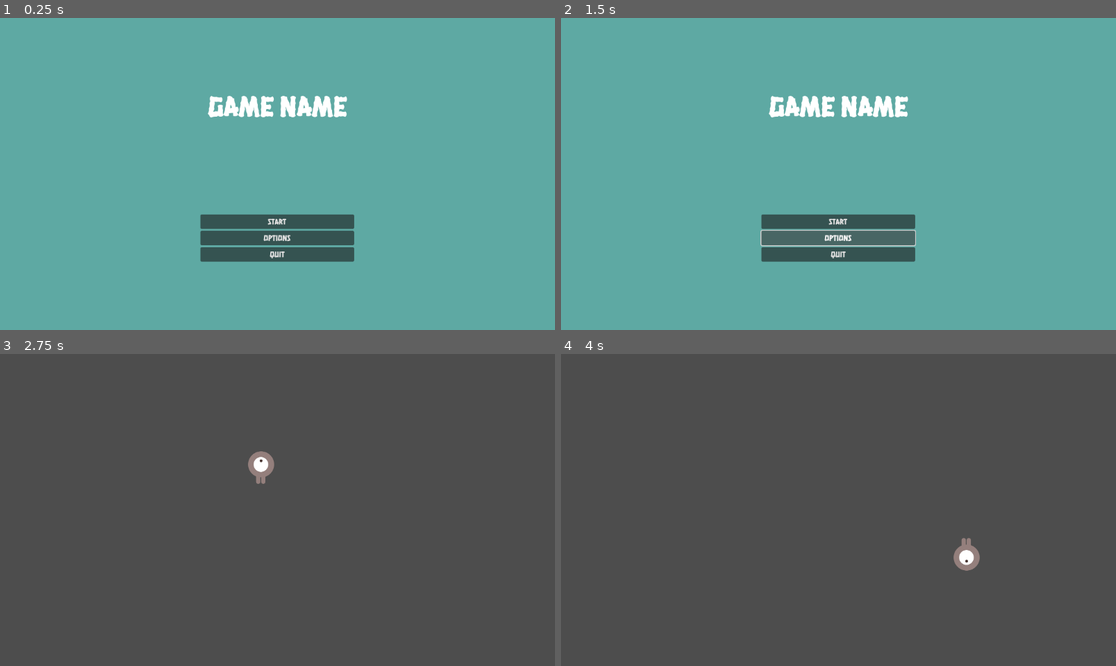
Above: before the commit, frames 1-4 (two rows, left to right).
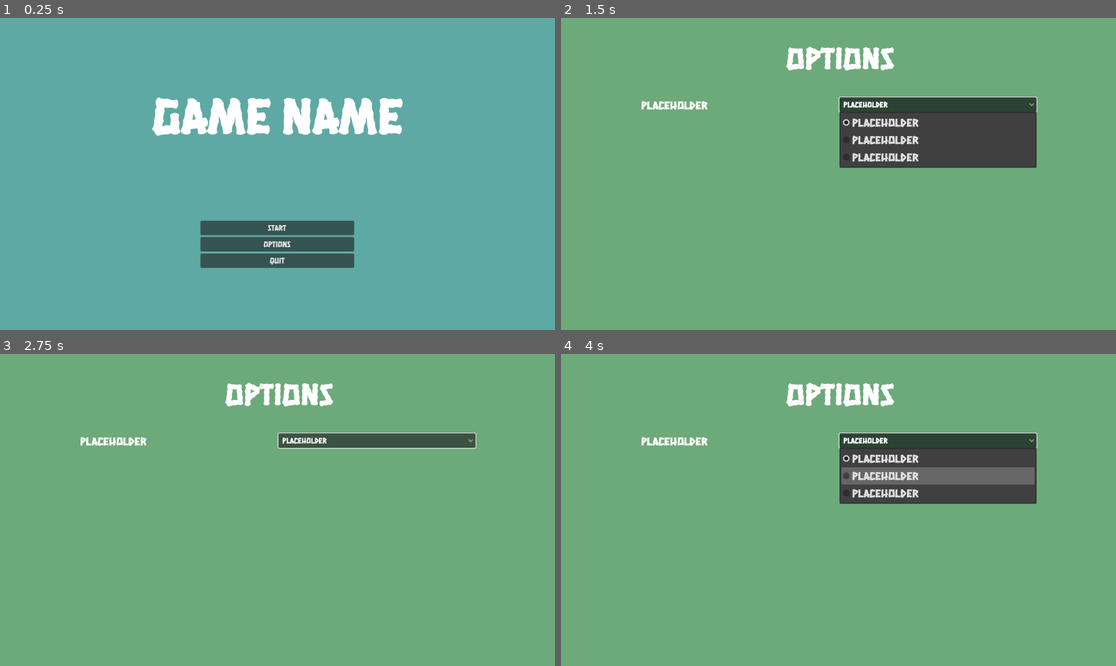
Above: after the commit, the same moments.

Repository: kprsandilya/c3-game
Game: Godot game, scene res://Menu.tscn
Same seed, same stepped clock (60 frames per second), same inputs: the game is played once before the commit and once after it.
Inputs (mouse positions are in pixels of both pictures, inside the frame that each line leads up to):
- Up to frame 1 (0.25 s): no input
- Up to frame 2 (1.5 s): click "OPTIONS" at 0.5 s; click "OPTIONS" (after the commit: "Placeholder") at 1.25 s
- Up to frame 3 (2.75 s): click (277, 556) at 2 s, where only the run before the commit has a clickable "START"
- Up to frame 4 (4 s): tap Enter at 2.75 s; hold Right (right) 2.78-3.53 s; hold Down (down) from 3.53 s (still down)

The runs differ from the first frame. In frame 1, 5.7% of the frame differs, in the area x 27-73%, y 24-81%; in frame 2, 100%, in the area x 0-100%, y 0-100%; in frame 3, 99%; in frame 4, 96%.

Commit message:
Created option menu

Diff:
--- a/godot-game/Menu.tscn
+++ b/godot-game/Menu.tscn
@@ -42,7 +42,7 @@
 layout_mode = 2
 size_flags_vertical = 3
 bbcode_enabled = true
-text = "[center][font_size=60]GAME NAME[/font_size][/center]"
+text = "[center][font_size=108]GAME NAME[/font_size][/center]"
 fit_content = true
 
 [node name="HBoxContainer" type="HBoxContainer" parent="VBoxContainer2"]
--- /dev/null
+++ b/godot-game/Option.tscn
@@ -0,0 +1,80 @@
+[gd_scene load_steps=3 format=3 uid="uid://bnihq2lqqv0cd"]
+
+[ext_resource type="Script" path="res://option.gd" id="1_7yjx3"]
+
+[sub_resource type="StyleBoxFlat" id="StyleBoxFlat_r2xsh"]
+bg_color = Color(0.423845, 0.66695, 0.4791, 1)
+
+[node name="Option" type="Control"]
+layout_mode = 3
+anchors_preset = 15
+anchor_right = 1.0
+anchor_bottom = 1.0
+grow_horizontal = 2
+grow_vertical = 2
+script = ExtResource("1_7yjx3")
+
+[node name="Panel" type="Panel" parent="."]
+layout_mode = 1
+anchors_preset = 15
+anchor_right = 1.0
+anchor_bottom = 1.0
+grow_horizontal = 2
+grow_vertical = 2
+theme_override_styles/panel = SubResource("StyleBoxFlat_r2xsh")
+
+[node name="RichTextLabel" type="RichTextLabel" parent="."]
+layout_mode = 1
+anchors_preset = -1
+anchor_left = 0.393229
+anchor_top = 0.113426
+anchor_right = 0.613715
+anchor_bottom = 0.167438
+offset_left = -98.0
+offset_top = -33.5
+offset_right = 98.0
+offset_bottom = 33.5
+grow_horizontal = 2
+grow_vertical = 2
+bbcode_enabled = true
+text = "[center][font_size=64]OPTIONS[/font_size][/center]"
+metadata/_edit_use_anchors_ = true
+
+[node name="HBoxContainer" type="HBoxContainer" parent="."]
+layout_mode = 1
+anchors_preset = 8
+anchor_left = 0.5
+anchor_top = 0.5
+anchor_right = 0.5
+anchor_bottom = 0.5
+offset_left = -410.0
+offset_top = -159.0
+offset_right = 411.0
+offset_bottom = 216.0
+grow_horizontal = 2
+grow_vertical = 2
+
+[node name="Names" type="VBoxContainer" parent="HBoxContainer"]
+layout_mode = 2
+size_flags_horizontal = 3
+
+[node name="RichTextLabel" type="RichTextLabel" parent="HBoxContainer/Names"]
+layout_mode = 2
+bbcode_enabled = true
+text = "[font_size=24]Placeholder[/font_size]"
+fit_content = true
+
+[node name="Settings" type="VBoxContainer" parent="HBoxContainer"]
+layout_mode = 2
+size_flags_horizontal = 3
+
+[node name="Option" type="OptionButton" parent="HBoxContainer/Settings"]
+layout_mode = 2
+item_count = 3
+popup/item_0/text = "Placeholder"
+popup/item_1/text = "Placeholder"
+popup/item_1/id = 1
+popup/item_2/text = "Placeholder"
+popup/item_2/id = 2
+
+[connection signal="item_selected" from="HBoxContainer/Settings/Option" to="." method="_on_option_item_selected"]
--- a/godot-game/menu.gd
+++ b/godot-game/menu.gd
@@ -18,6 +18,7 @@
 
 func _on_option_pressed() -> void:
 	print("OPTION")
+	get_tree().change_scene_to_file("res://Option.tscn")
 
 
 func _on_quit_pressed() -> void:
--- /dev/null
+++ b/godot-game/option.gd
@@ -0,0 +1,16 @@
+extends Control
+
+
+# Called when the node enters the scene tree for the first time.
+func _ready() -> void:
+	$HBoxContainer/Settings/Option.get_popup().add_theme_font_size_override("font_size", 24)
+	$HBoxContainer/Settings/Option.selected = 0
+	pass # Replace with function body.
+
+# Called every frame. 'delta' is the elapsed time since the previous frame.
+func _process(delta: float) -> void:
+	pass
+
+
+func _on_option_item_selected(index: int) -> void:
+	print(index)
